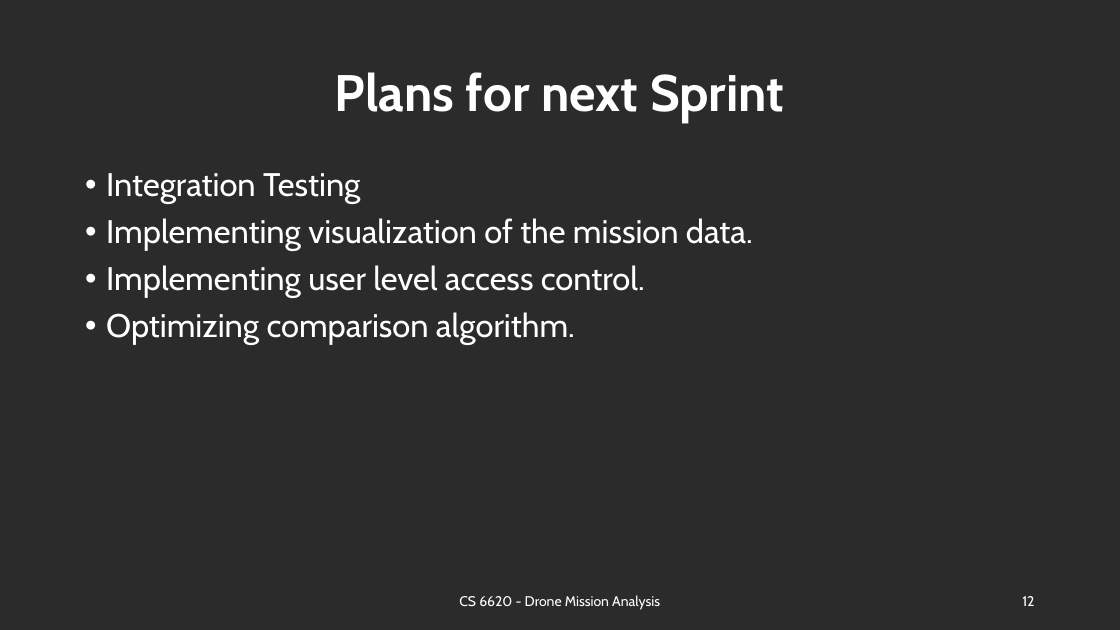
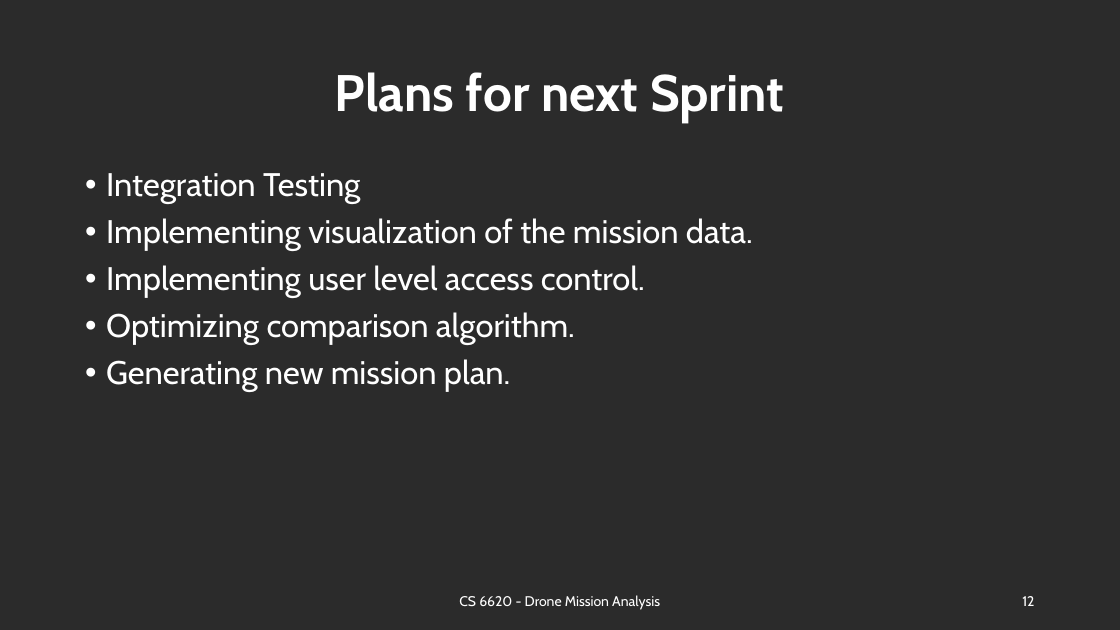
Before and after one commit to BU-NU-CLOUD-SP18/Drone-Mission-Analysis, a slide deck: slide 12 of presentations/Demo5.ppt. Drawn at 1120x630 pixels with LibreOffice and Linux fonts; fonts in the diff are those of the drawing; background and template pictures are left out; a plain dark background stands for a picture behind light text. Boxes give left, top, right and bottom in pixels: in the first picture for what was removed or moved away, otherwise in the second. Text is boxed around its words. In the diff, an @@ line names an element or a change of style, - is before the commit and + after.

Commit message:
Presentation for iteration4 (updated)

```diff
--- a/presentations/Demo5.ppt
+++ b/presentations/Demo5.ppt
@@ text at (106, 359, 510, 392): paragraph added @@
+• Generating new mission plan.
```
